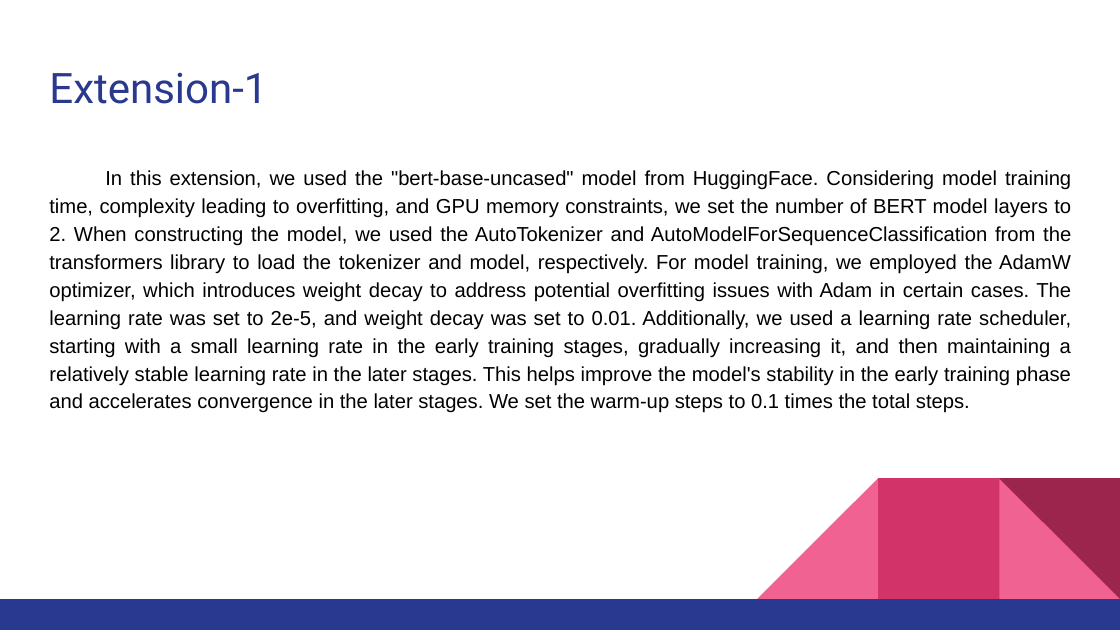
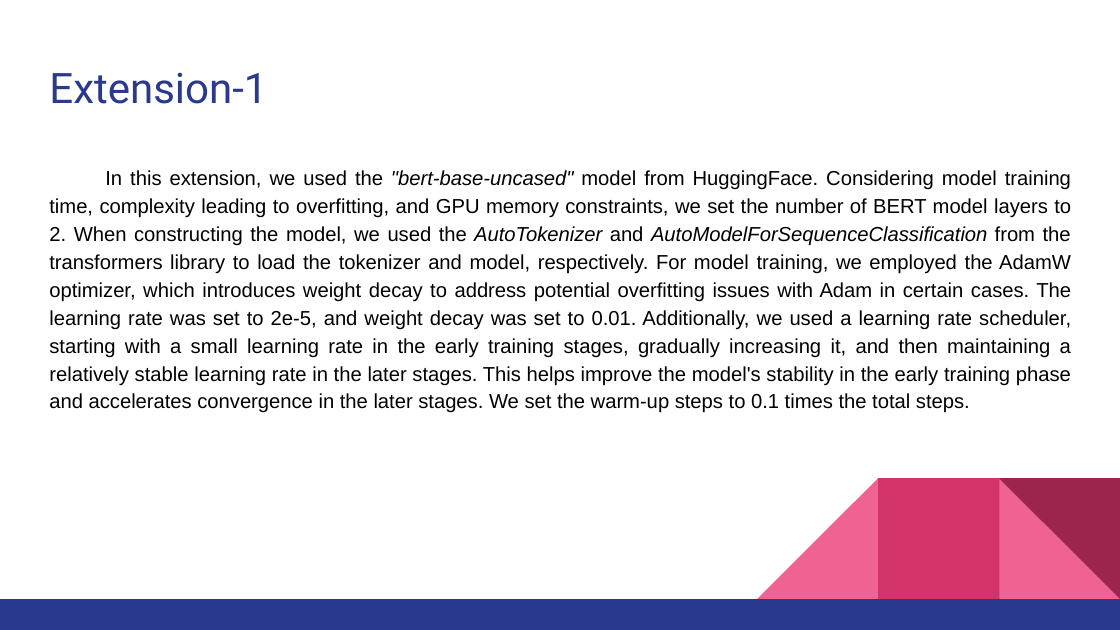
Before and after one commit to kevin00hu/CIS-5300-final-project, a slide deck: slide 9 of milestone 3/Fake News Detection.pptx. Drawn at 1120x630 pixels with LibreOffice and Linux fonts; fonts in the diff are those of the drawing. Boxes give left, top, right and bottom in pixels: in the first picture for what was removed or moved away, otherwise in the second. Text is boxed around its words. In the diff, an @@ line names an element or a change of style, - is before the commit and + after.

```diff
--- a/milestone 3/Fake News Detection.pptx
+++ b/milestone 3/Fake News Detection.pptx
@@ text "In this extension, we used ..." at box(49, 170, 1071, 413): italic on in ""bert-base-uncased" AutoTokenizer AutoModelForSequenceClassi ..." @@
```
Also in this commit, not shown: 3 other slides changed.
